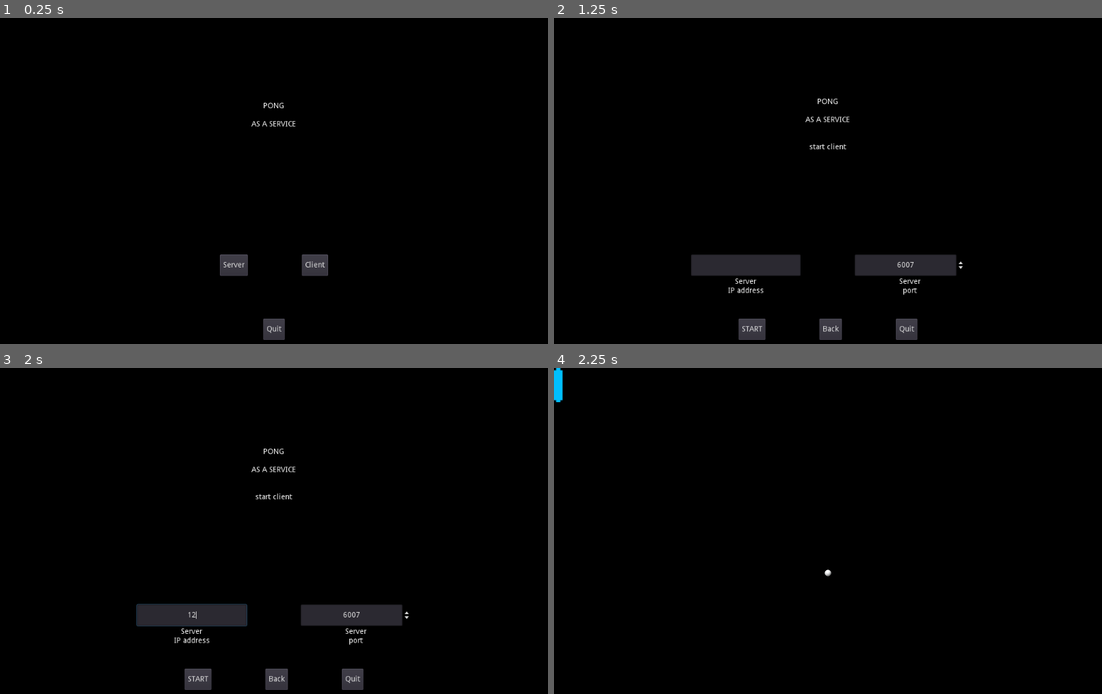
Above: before the commit, frames 1-4 (two rows, left to right).
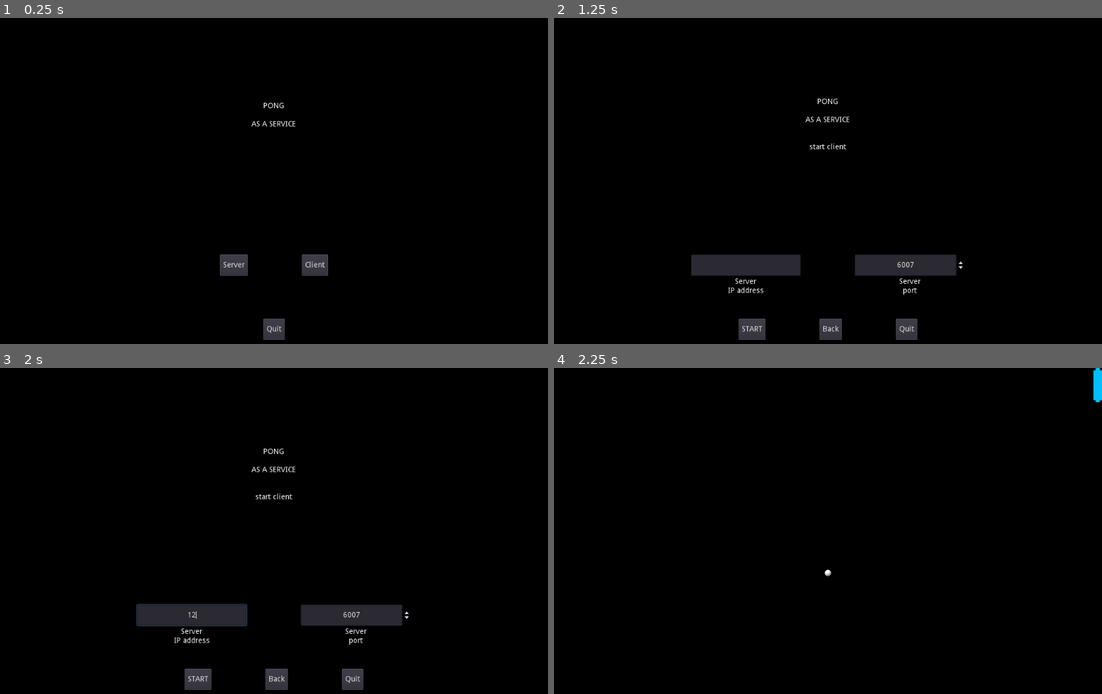
Above: after the commit, the same moments.

Repository: wisienka91/pongasaservice
Game: Godot game, scene res://menu/MainMenu.tscn
The game is run twice, just before and just after one commit, with the same random seed, the same clock (stepped at 60 frames per second) and the same inputs.
Inputs (mouse positions are in pixels of both pictures, inside the frame that each line leads up to):
- Up to frame 1 (0.25 s): no input
- Up to frame 2 (1.25 s): click "Client" at 0.5 s
- Up to frame 3 (2 s): click (191, 615) at 1.27 s; type "12" at 1.35 s
- Up to frame 4 (2.25 s): click "START" at 2 s

Frames 1-3 are identical in both runs. In frame 4, 0.3% of the frame differs, in the area x 0-100%, y 0-11%.
Error in both runs: Invalid get index '1' (on base: 'Array'). (res://lib/network.gd:4)

Commit message:
Ball movement with wall & player collisions

Diff:
--- a/client/Player.gd
+++ b/client/Player.gd
@@ -23,8 +23,11 @@
 		left_player = get_transform().get_scale().x * player_size.x,
 		right_player = get_viewport().size.x
 	}
-	print(player_boundaries)
+
 	is_left = false
+
+	if !is_left:
+		position.x = player_boundaries.right_player - player_boundaries.size[0]
 	new_position = position
 
 func _physics_process(delta):
--- a/lib/network.gd
+++ b/lib/network.gd
@@ -4,15 +4,7 @@
 var ip = IP.get_local_addresses()[1]
 var port = "6007"
 var players = {}
-var self_data = {
-	name = '',
-	position = {
-		x = 100,
-		y = 100
-	},
-	ip = IP.get_local_addresses()[1],
-	ping = 'fs'
-}
+var self_data = {}
 
 
 func _ready():
@@ -24,6 +16,17 @@
 	get_tree().connect("network_peer_connected", self, "_on_player_connected")
 	# warning-ignore:return_value_discarded
 	get_tree().connect("network_peer_disconnected", self, "_on_player_disconnected")
+
+	self_data = {
+		name = '',
+		position = {
+			x = 100,
+			y = get_viewport().size.y / 2
+		},
+		ip = IP.get_local_addresses()[1],
+		ping = 'fs',
+		is_left = GameState.is_next_player_left
+	}
 
 
 func start_server(port, max_players):
@@ -70,6 +73,7 @@
 func _on_connected_to_server():
 	self_data.name = get_tree().get_network_unique_id()
 	rpc_id(1, '_initiate_player_info', get_tree().get_network_unique_id(), self_data)
+	GameState.is_next_player_left = !GameState.is_next_player_left
 
 
 func _on_connection_failed():
--- a/server/ServerGame.gd
+++ b/server/ServerGame.gd
@@ -17,13 +17,13 @@
 		print("Right side scored")
 
 func _check_player(player, side):
-	var up_player = GameState.ball.ball_position.y > GameState.players[player].position.y
+	var up_player = GameState.ball.ball_position.y > GameState.players[player].position.y - GameState.player_boundaries.size.y
 	var down_player = GameState.ball.ball_position.y < GameState.players[player].position.y + GameState.player_boundaries.size.y
 	var contact_player = false
 	if side == "left":
 		contact_player = GameState.ball.ball_position.x < GameState.player_boundaries.left_player + GameState.player_boundaries.size.x + GameState.ball_boundaries.radius
 	elif side == "right":
-		contact_player = GameState.ball.ball_position.x > GameState.player_boundaries.right_player - GameState.player_boundaries.size.x - GameState.ball_boundaries.radius
+		contact_player = GameState.ball.ball_position.x > GameState.player_boundaries.right_player - 2 * GameState.player_boundaries.size.x - GameState.ball_boundaries.radius
 	else:
 		pass
 
@@ -32,16 +32,20 @@
 
 func _check_left():
 	for player in GameState.players:
+		# TO-DO:
+		# check just left players
 		_check_player(player, "left")
 
 func _check_right():
 	for player in GameState.players:
+		# TO-DO:
+		# check just right players
 		_check_player(player, "right")
 
 func _player_collision():
-	if GameState.ball.ball_position.x < GameState.ball_boundaries.x_left + 10 * GameState.ball_boundaries.radius:
+	if GameState.ball.ball_position.x < GameState.ball_boundaries.x_left + 15 * GameState.ball_boundaries.radius:
 		_check_left()
-	elif GameState.ball.ball_position.x > GameState.ball_boundaries.x_right - 10 * GameState.ball_boundaries.radius:
+	elif GameState.ball.ball_position.x > GameState.ball_boundaries.x_right - 15 * GameState.ball_boundaries.radius:
 		_check_right()
 
 func _physics_process(delta):
--- a/server/game_state.gd
+++ b/server/game_state.gd
@@ -4,7 +4,7 @@
 
 var ball = {
 	ball_position = Vector2(512, 384),
-	ball_speed = Vector2(-25, 20),
+	ball_speed = Vector2(40, 15),
 	ball_direction = Vector2(0, 0)
 }
 
@@ -29,3 +29,5 @@
 }
 
 var ball_boundaries_set = false
+
+var is_next_player_left = true
